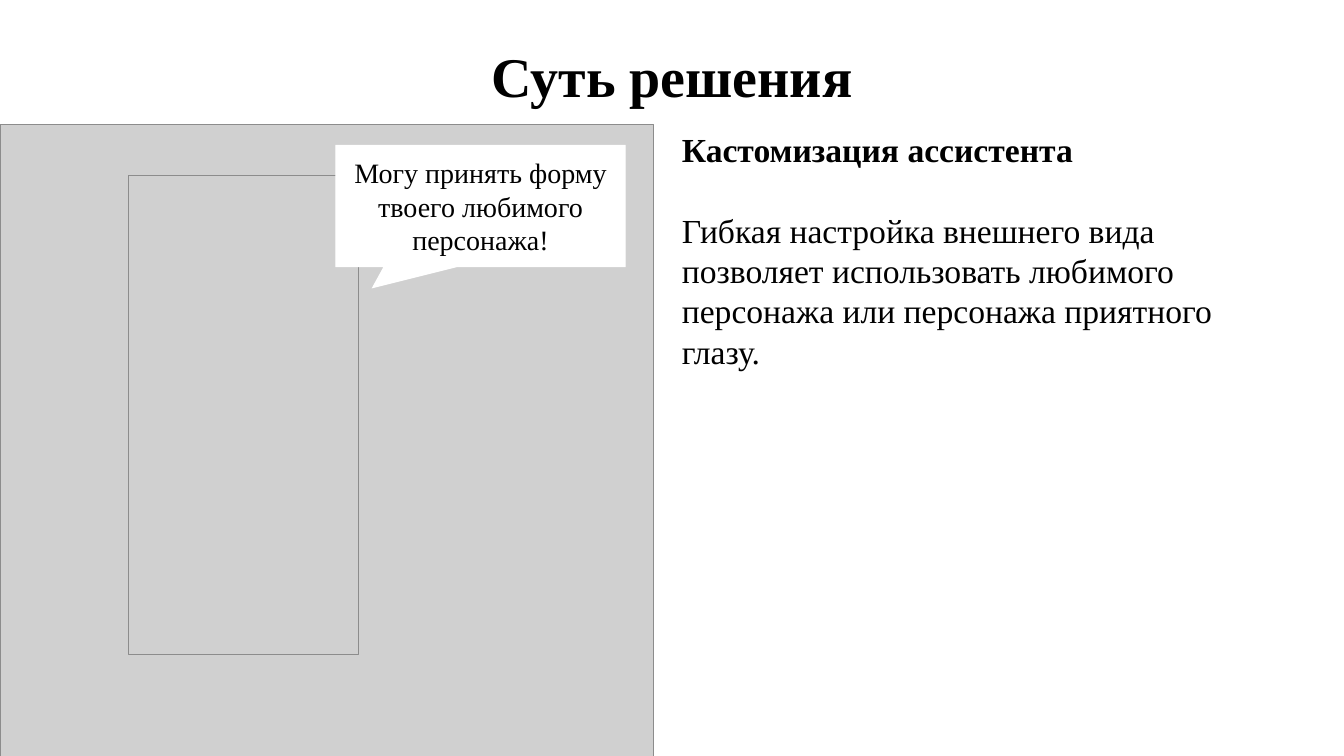
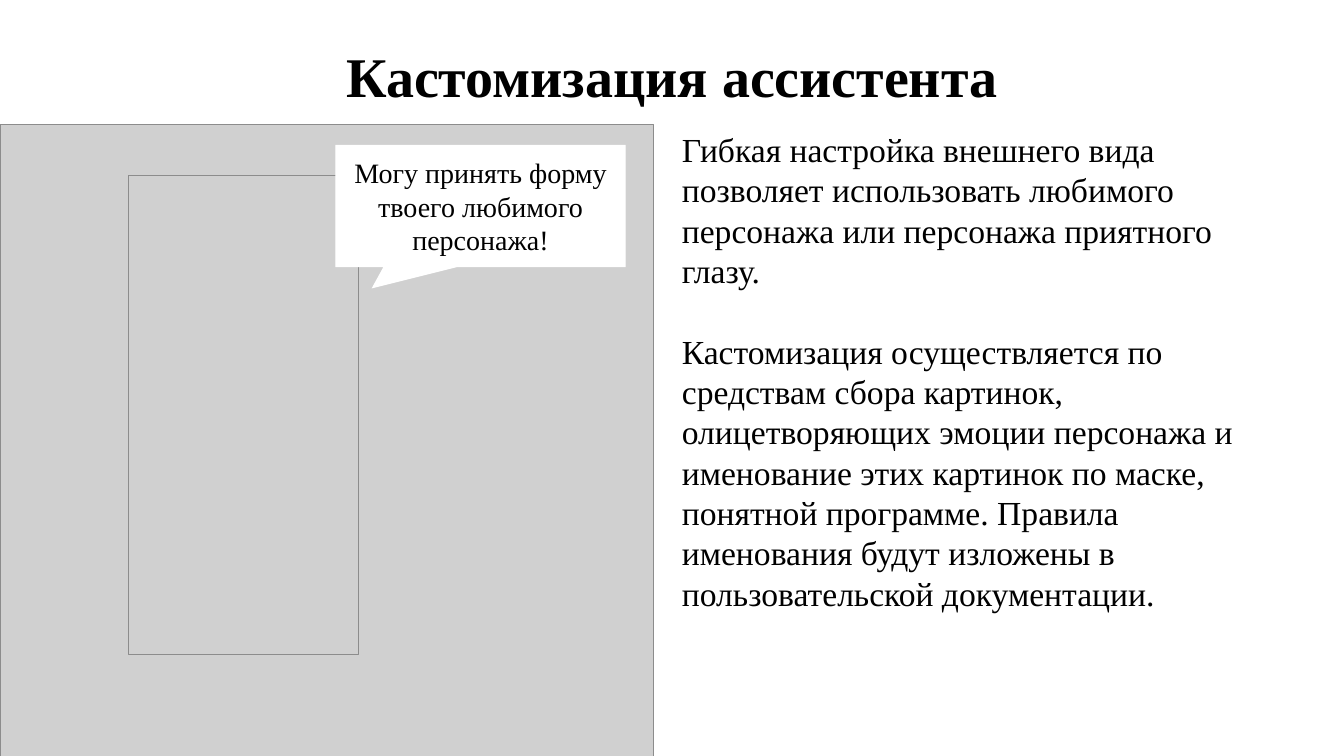
Before and after one commit to DronSyperlol/VirtualCurator, a slide deck: slide 7 of Docs/Presentation.pptx. Drawn at 1344x756 pixels with LibreOffice and Linux fonts; fonts in the diff are those of the drawing; grey boxes stand for pictures. Boxes give left, top, right and bottom in pixels: in the first picture for what was removed or moved away, otherwise in the second. Text is boxed around its words. In the diff, an @@ line names an element or a change of style, - is before the commit and + after.

```diff
--- a/Docs/Presentation.pptx
+++ b/Docs/Presentation.pptx
@@ text at (x1=346, y1=60, x2=997, y2=107): text changed @@
-Суть решения
+Кастомизация ассистента
@@ text at (x1=682, y1=140, x2=1073, y2=168): paragraph removed @@
-Кастомизация ассистента
@@ text at (x1=682, y1=342, x2=1233, y2=612): paragraph added @@
+Кастомизация осуществляется по средствам сбора картинок, олицетворяющих эмоции персонажа и именование этих картинок по маске, понятной программе. Правила именования будут изложены в пользовательской документации.
```
Also in this commit, not shown: 3 other slides changed, 3 slides added, 1 slide removed.
